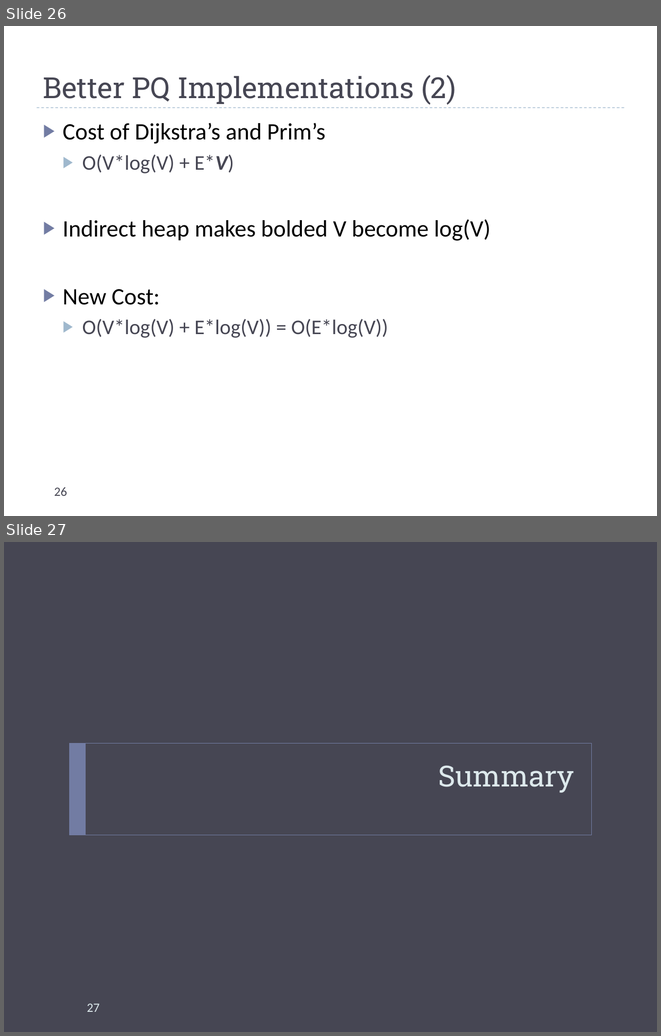
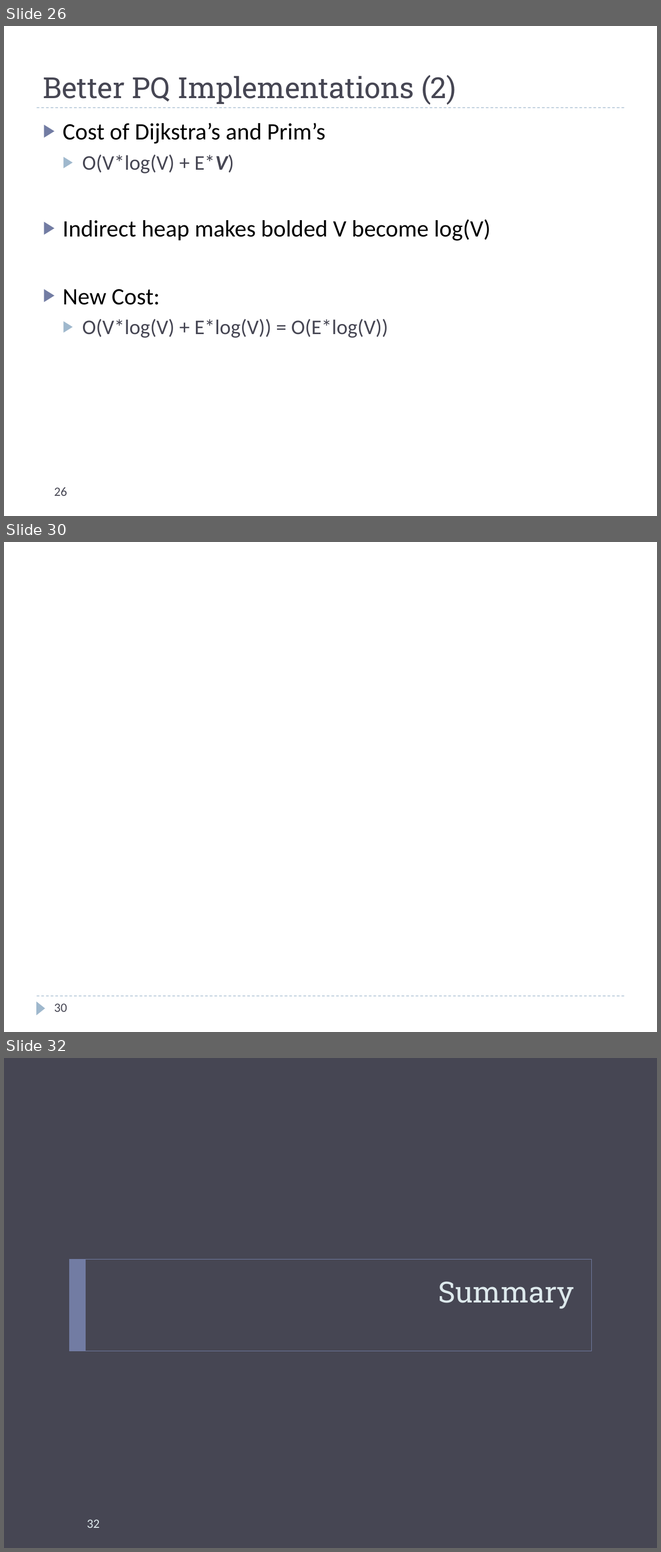
Before and after one commit to uva-cs/cs4102-s22, a slide deck: slides/cs4102_L12-dijstra-and-prim.pptx. Shown one above the other, each under a label of ours: slides 26 and 27 before the commit, slides 26, 30 and 32 after it; the slides between them are not shown. The pictures are 661x1036 and 661x1552 pixels, drawn with LibreOffice and Linux fonts; fonts in the diff are those of the drawing. Boxes give left, top, right and bottom in pixels: in the first picture for what was removed or moved away, otherwise in the second. Text is boxed around its words. In the diff, an @@ line names an element or a change of style, - is before the commit and + after.

```diff
--- a/slides/cs4102_L12-dijstra-and-prim.pptx
+++ b/slides/cs4102_L12-dijstra-and-prim.pptx
@@ slide 30 added at [4, 542, 657, 1032], background #FFFFFF @@
@@ line added from (37, 996) to (624, 996), #9FB8CD 0.75 pt dashed @@
@@ triangle added at [37, 1001, 45, 1015], fill #9FB8CD @@
@@ page number added at [54, 1003, 67, 1012], 14 pt, text #464653 @@
+30
@@ what was slide 27 is now slide 32 @@
@@ page number at [87, 1519, 99, 1528]: text changed @@
-27
+32
```
Also in this commit, not shown: 1 slide changed, 4 other slides added, 1 other file.
